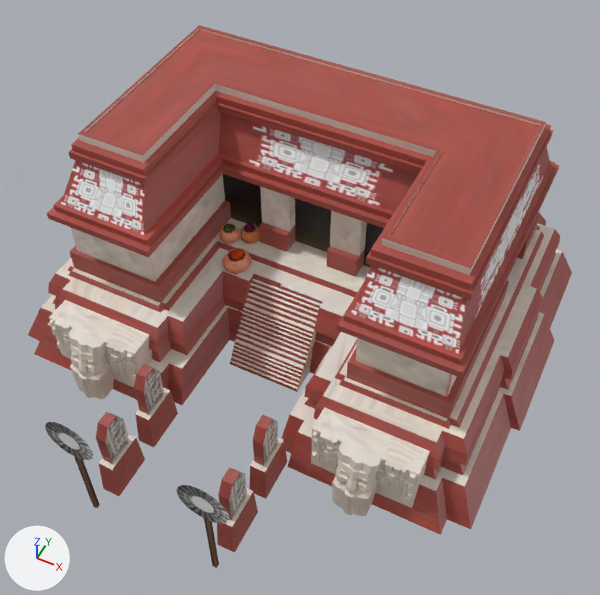
The COLLADA model art/meshes/structural/maya_protoclassic/cc_2.dae, before and after one commit.
The view is the same before and after, from a camera (50 mm lens) standing at (15.0, -26.3, 38.1) and looking at (1.4, 0.9, 4.1). The axes (+X, +Y, +Z) are drawn at lower left. The lights are the same throughout. Where no turn or scale is listed for an object, it has been applied to the vertices.

Names of what the first picture shows: 'cc_2'.
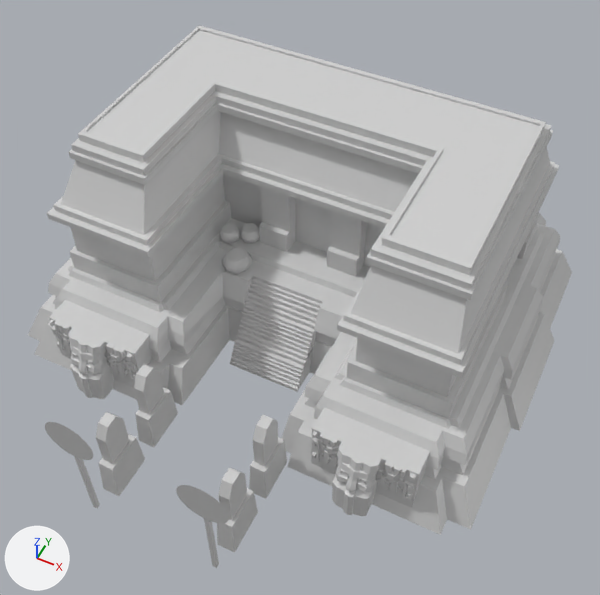
The edits, one by one:
Material 'TEXTURA_FINAIS_MAIA_001' (mat_textura_finais_maia_001) is new.
Its base color is (0.64, 0.64, 0.64) (light grey #d1d1d1).
Its roughness is 0.44.
me_cubo_308 has 2039 vertices, 3453 faces and spans x -14.6..14.6, y -16.0..13.7, z -3.9..9.8.
me_cubo_308 no longer uses material mat_textura_finais_maia (picture img_maya_protoclassic_struct_png_001_png).
me_cubo_308 now uses material mat_textura_finais_maia_001 (light grey #d1d1d1).

Where the change shows, as pixel boxes (x1, y1, x2, y2) in the pictures (600 x 595 px):
'cc_2', recoloured (brown to grey)
    both: (28, 25, 572, 568)
